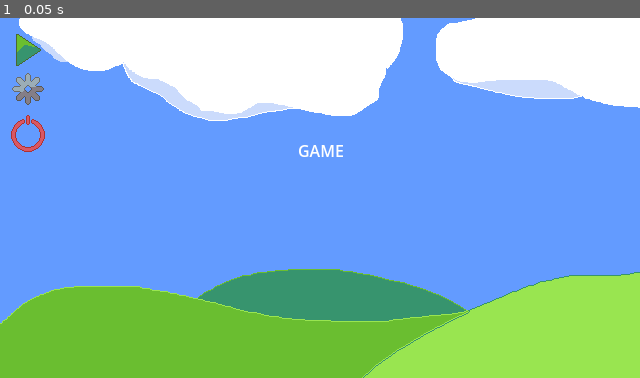
Above: before the commit, frame 1.
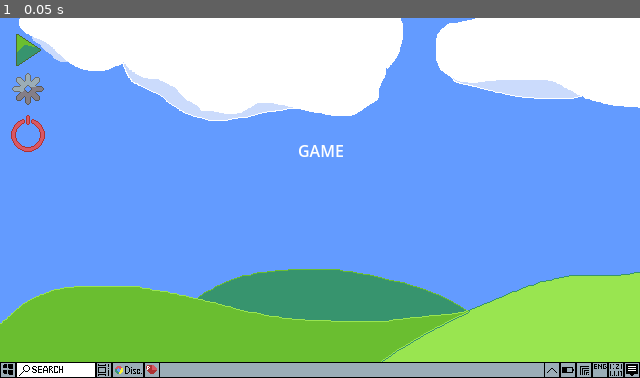
Above: after the commit, the same moment.

Repository: Arnur1406/GWJ99
Game: Godot game, scene res://Scenes/menu_scene.tscn
Same seed, same stepped clock (60 frames per second), same inputs: the game is played once before the commit and once after it.
Inputs:
- Up to frame 1 (0.05 s): no input

The runs differ from the first frame. In frame 1, 4.4% of the frame differs, in the area x 0-100%, y 95-100%.

Commit message:
little changes

Diff:
--- a/Scenes/menu_scene.tscn
+++ b/Scenes/menu_scene.tscn
@@ -5,6 +5,7 @@
 [ext_resource type="Texture2D" uid="uid://gfvwqs2i2e2y" path="res://Assets/Sprites/gwj99testStartButton.png" id="3_kcfjh"]
 [ext_resource type="Texture2D" uid="uid://bmhfnq3tv8qoj" path="res://Assets/Sprites/gwj99testSettingsButton.png" id="4_yvq3c"]
 [ext_resource type="Texture2D" uid="uid://b3eb0mcwm6tsi" path="res://Assets/Sprites/QuitButton.png" id="5_jjc8c"]
+[ext_resource type="Texture2D" uid="uid://ctduds84nocy4" path="res://Assets/Sprites/gwj99testTaskBar.png" id="6_kcfjh"]
 
 [sub_resource type="StyleBoxFlat" id="StyleBoxFlat_1515m"]
 bg_color = Color(0, 0, 0, 1)
@@ -110,6 +111,10 @@
 position = Vector2(320, 180)
 texture = ExtResource("5_jjc8c")
 
+[node name="TaskBar" type="Sprite2D" parent="Visual" unique_id=1868327154]
+position = Vector2(320, 180)
+texture = ExtResource("6_kcfjh")
+
 [node name="Label" type="Label" parent="Visual" unique_id=1120273921]
 offset_left = 298.0
 offset_top = 121.0
Binary file added: Assets/Sprites/gwj99testTaskBar.png
Not shown, added: Assets/Sprites/gwj99testTaskBar.png.import
